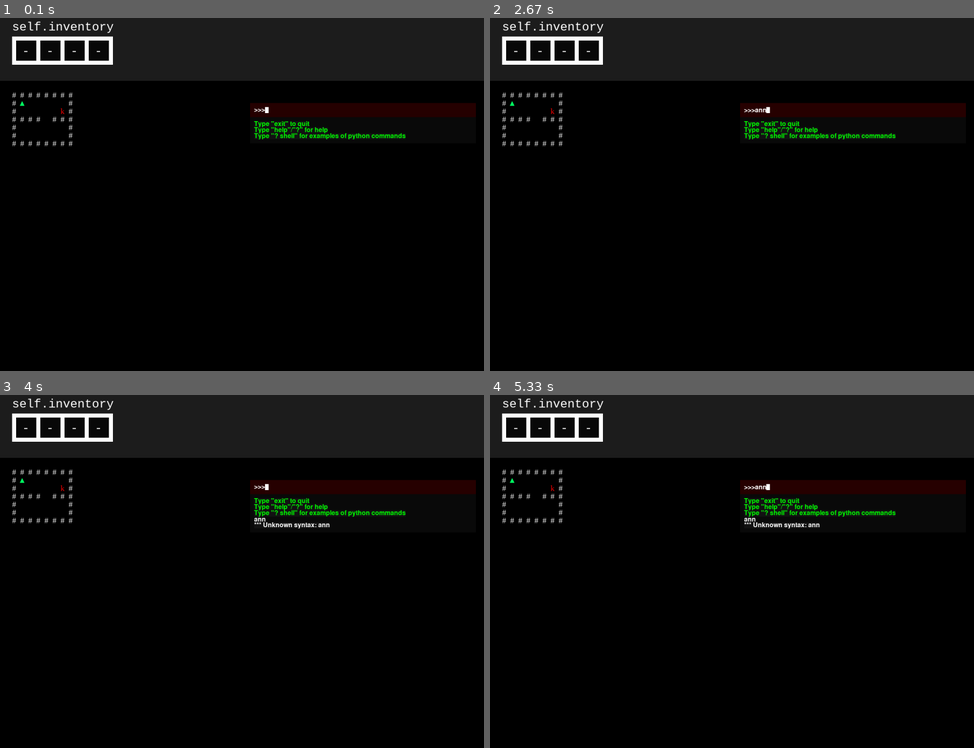
Above: before the commit, frames 1-4 (two rows, left to right).
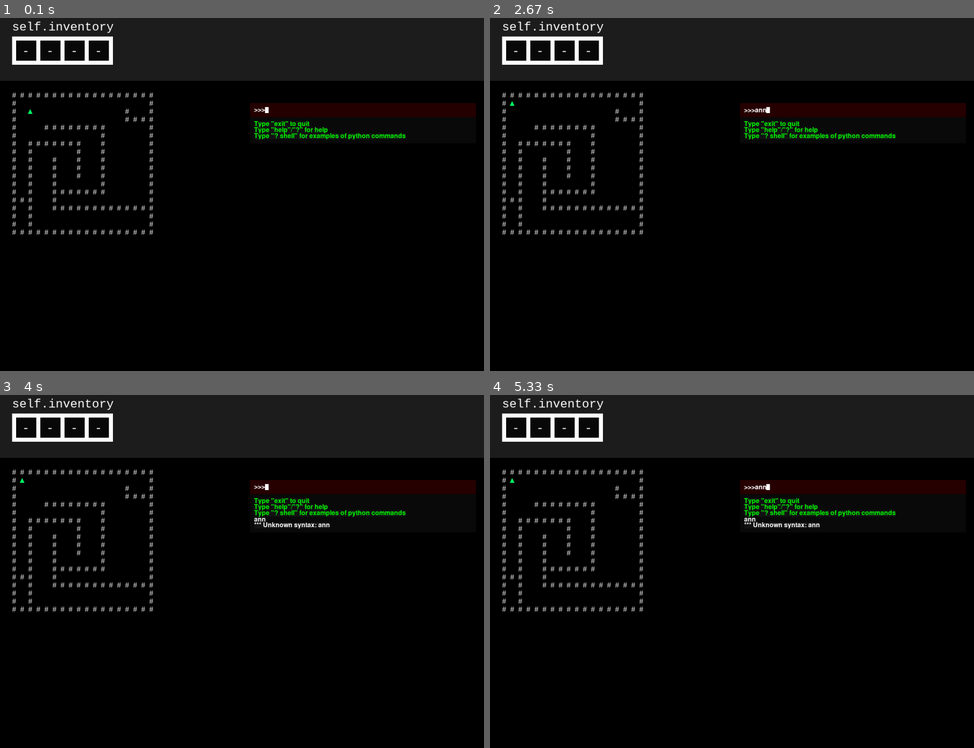
Above: after the commit, the same moments.

Repository: OilyCannelloni/UntrustedPy
Game: pygame game, started from init.py
The game is run twice, just before and just after one commit, with the same random seed, the same clock (stepped at 60 frames per second) and the same inputs.
Inputs:
- Up to frame 1 (0.1 s): no input
- Up to frame 2 (2.67 s): hold Right 0.33-0.8 s; tap Left at 0.88 s; hold Up 1.22-1.52 s; hold Right 1.55-2.02 s; tap Up at 1.62, 1.92 s; tap Page Up at 2.05 s; type "ann" at 2.38 s
- Up to frame 3 (4 s): tap Enter at 2.72 s; hold Left 2.95-3.48 s; tap Up at 3.02, 3.32, 3.58, 3.92 s; hold Down 3.52-3.82 s; tap Down at 3.67 s; hold Left from 3.85 s (still down)
- Up to frame 4 (5.33 s): tap Up at 4.22, 4.35, 4.75, 5.05 s; release Left at 4.25 s; hold Up 4.28-4.65 s; hold Right 4.68-5.32 s; tap Down at 4.83 s

The runs differ from the first frame. In frame 1, 1.2% of the frame differs, in the area x 2-32%, y 21-62%; in frame 2, 1.2%; in frame 3, 1.2%; in frame 4, 1.2%.

Commit message:
Added AllyDrone. Added level4. Fixed some issues.

Diff:
--- a/grid.py
+++ b/grid.py
@@ -28,12 +28,14 @@
     def get(self, coords):
         return self.grid[coords[0]][coords[1]]
 
-    def find(self, **kwargs):
+    def match(self, **kwargs):
+        ret = []
         for x, col in enumerate(self.grid):
             for y, obj in enumerate(col):
-                for k, v in kwargs:
-                    if obj[k] == v:
-                        yield x, y
+                for k, v in kwargs.items():
+                    if getattr(obj, k) == v:
+                        ret.append((x, y))
+        return ret
 
     def swap(self, x1, y1, x2, y2):
         temp = self.grid[x2][y2]
--- a/init.py
+++ b/init.py
@@ -179,12 +179,43 @@
                                 "m": objects.SmallKey(color=Colors.NAVY),
                                 "d": objects.ChangingColoredDoor((Colors.RED, Colors.AQUA, Colors.ORANGE,
                                                                   Colors.MAGENTA, Colors.YELLOW, Colors.BLUE)),
-                                "e": objects.Exit("level1")
+                                "e": objects.Exit("level4")
                             })
+
+    def level4(self):
+        self.clear_grid()
+        self.place_from_map(("....................",
+                             ".##################.",
+                             ".#.............x.e#.",
+                             ".#.p...........#..#.",
+                             ".#.............####.",
+                             ".#...########.....#.",
+                             ".#...D......#.....#.",
+                             ".#.#######..#.....#.",
+                             ".#.#.....#..#.....#.",
+                             ".#.#..#..#..#.....#.",
+                             ".#.#..#..#..#.....#.",
+                             ".#.#..#..#..#.....#.",
+                             ".#.#..#.....#.....#.",
+                             ".#.#..#######.....#.",
+                             ".###..#...........#.",
+                             ".#.#..#############.",
+                             ".#.#...........d..#.",
+                             ".#.#..............#.",
+                             ".##################.",
+                             "...................."), {
+            ".": "Empty",
+            "#": "Wall",
+            "p": "Player",
+            "x": objects.ColoredDoor(Colors.ORANGE),
+            "e": objects.Exit("level1"),
+            "d": objects.AllyDrone(inv=[objects.SmallKey(Colors.ORANGE)]),
+            "D": objects.ColoredDoor(Colors.ORANGE)
+        })
 
 
 if __name__ == "__main__":
     game = Game()
-    game.level1()
+    game.level4()
     while game.running:
         game.tick(30)
--- a/objects.py
+++ b/objects.py
@@ -37,6 +37,7 @@
 
     def move(self, d):
         dest = grid.get(self.get_adjacent()[d])
+        self.on_collision_with(dest)
         dest.on_collision_with(self)
         if dest.passable_for == 'all' or self.name in dest.passable_for:
             grid.move(*self.coords, d)
@@ -69,6 +70,7 @@
         self.inventory = inv if inv is not None else []
         self.max_inventory_size = 3
         self.stacked = Empty()
+        self.passable_for = []
 
     def push_inventory(self, item):
         if len(self.inventory) < self.max_inventory_size:
@@ -203,6 +205,9 @@
         self.type = Type.DYNAMIC
         self.symbol = "⌘"
         self.color = Colors.GREEN
+        self.stacked = Empty()
+        self.inventory = inv if type(inv) == list else []
+        self.passable_for = ["player"]
 
     def move_towards(self, dest_coords):
         coords = self.get_coords()
@@ -220,4 +225,13 @@
                 self.move("down")
 
     def behavior(self, keys_down):
-        self.move_towards(grid.find(name="player"))
+        self.move_towards(grid.match(name="player")[0])
+
+    def on_collision_with(self, collider):
+        print("a", self.inventory, collider.name)
+        if collider.name == "player":
+            coords = self.get_coords()
+            if len(self.inventory) > 0:
+                grid.place_object_f(*coords, self.inventory[0])
+            else:
+                grid.place_object_f(*coords, Empty)
